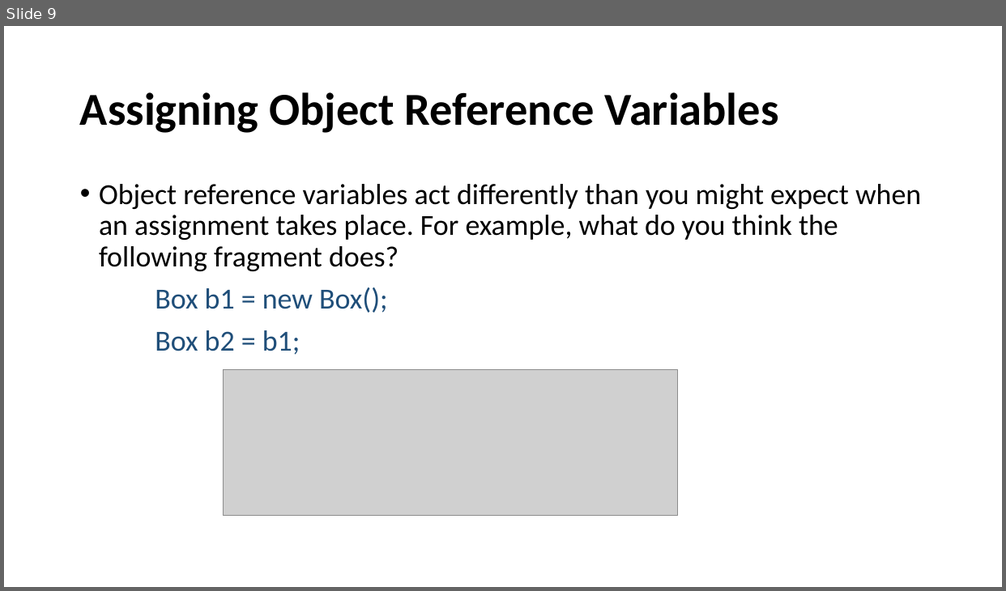
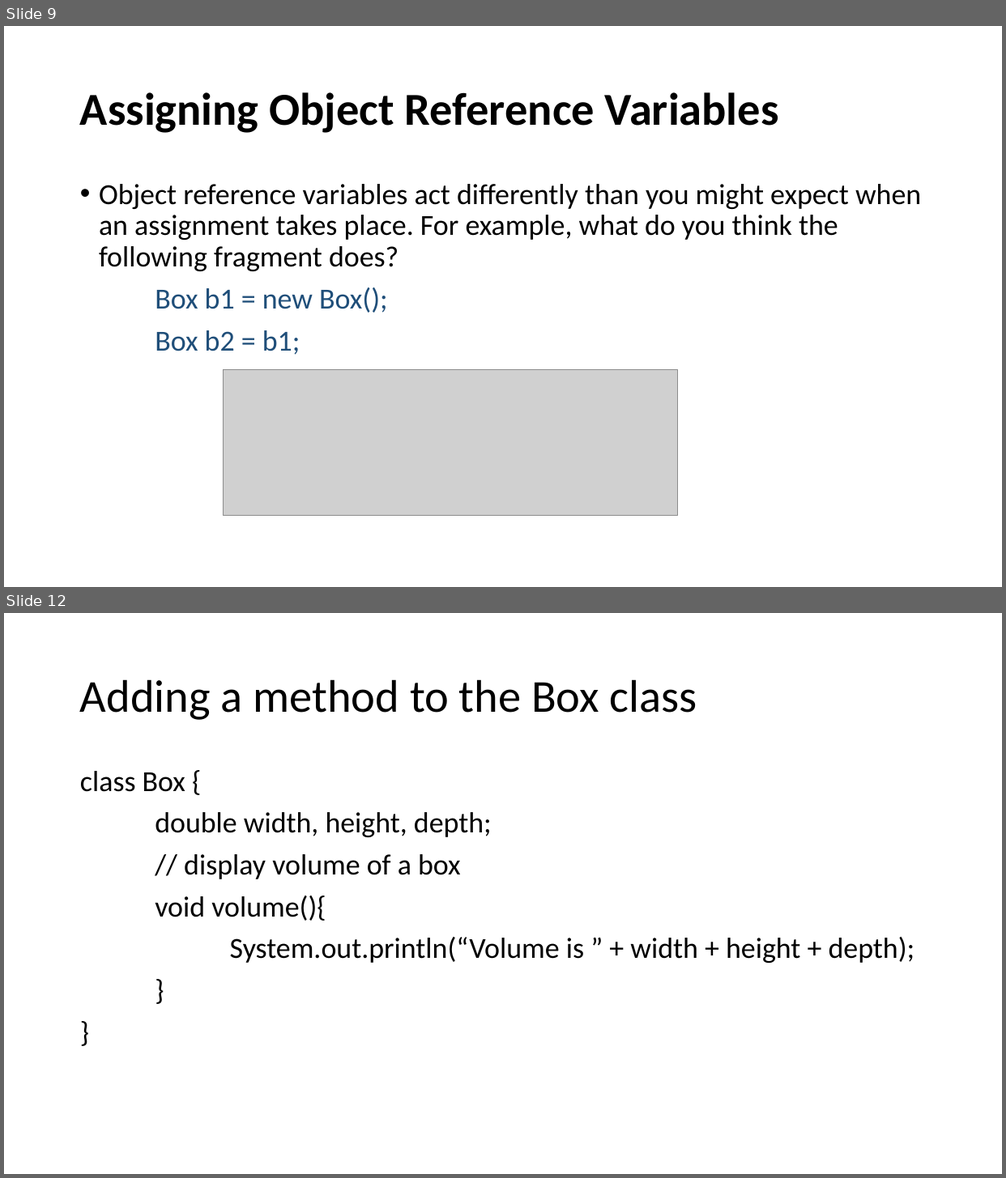
Before and after one commit to Praju-11/Java_Arctic, a slide deck: Class.pptx. Shown one above the other, each under a label of ours: slide 9 before the commit, slides 9 and 12 after it; the slides between them are not shown. The pictures are 1006x591 and 1006x1178 pixels, drawn with LibreOffice and Linux fonts; fonts in the diff are those of the drawing; grey boxes stand for pictures. Boxes give left, top, right and bottom in pixels: in the first picture for what was removed or moved away, otherwise in the second. Text is boxed around its words. In the diff, an @@ line names an element or a change of style, - is before the commit and + after.

```diff
--- a/Class.pptx
+++ b/Class.pptx
@@ slide 12 added at box(4, 613, 1002, 1174), background #FFFFFF @@
@@ title added at box(80, 679, 697, 720), 44 pt, text #000000 @@
+Adding a method to the Box class
@@ text added at box(80, 771, 915, 963), 28 pt, text #000000 @@
+class Box {
+double width, height, depth;
+// display volume of a box
+void volume(){
+System.out.println(“Volume is ” + width + height + depth);
+}
+}
```
Also in this commit, not shown: 20 other slides added, 1 other file.
